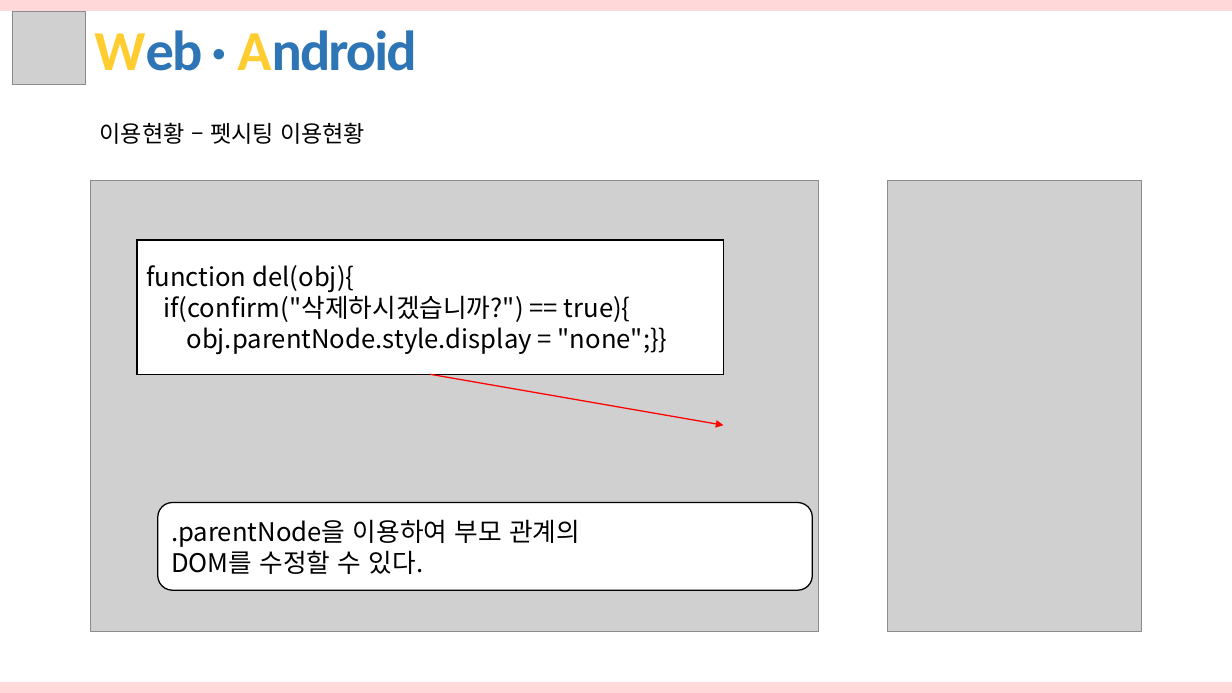
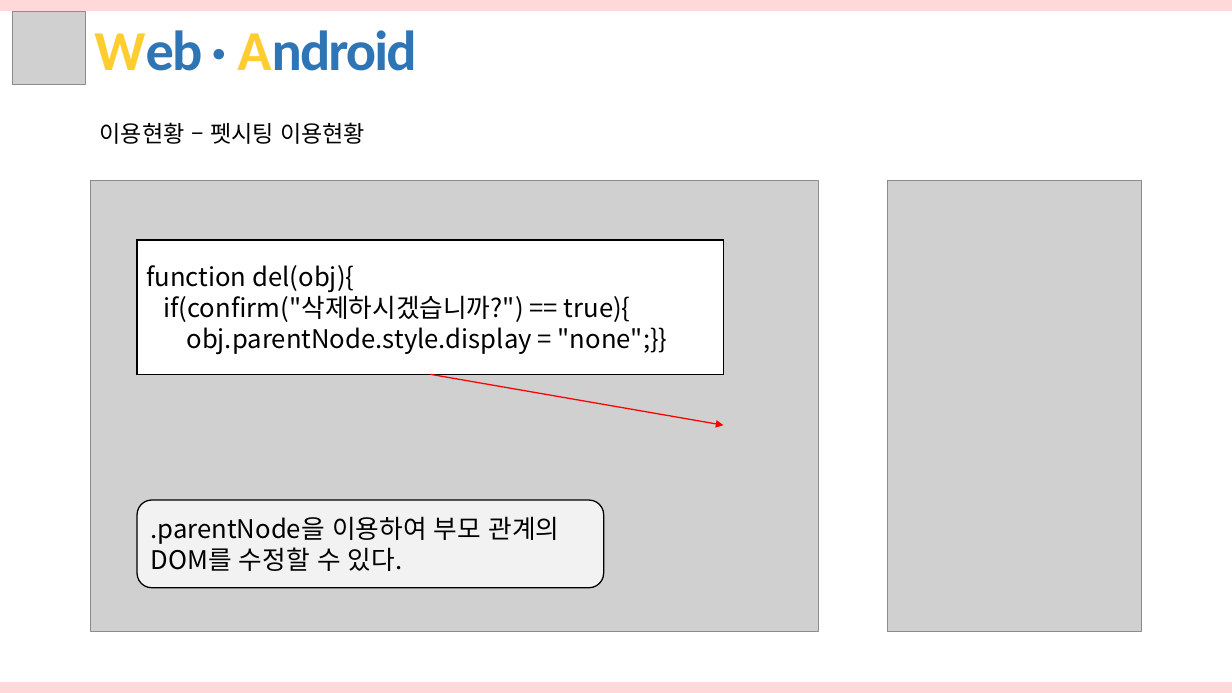
Before and after one commit to hhsw07/ezen-academy-projects, a slide deck: slide 5 of WebContent/hsw/3조 화면구현_hsw.pptx. Drawn at 1232x693 pixels with LibreOffice and Linux fonts; fonts in the diff are those of the drawing; grey boxes stand for pictures. Boxes give left, top, right and bottom in pixels: in the first picture for what was removed or moved away, otherwise in the second. Text is boxed around its words. In the diff, an @@ line names an element or a change of style, - is before the commit and + after.

```diff
--- a/WebContent/hsw/3조 화면구현_hsw.pptx
+++ b/WebContent/hsw/3조 화면구현_hsw.pptx
@@ rounded rectangle ".parentNode을 이용하여 부모 관계의": place and size @@
-rounded rectangle ".parentNode을 이용하여 부모 관계의" at <box>158,503,812,591</box>
+rounded rectangle ".parentNode을 이용하여 부모 관계의" at <box>137,500,604,588</box>
@@ rounded rectangle ".parentNode을 이용하여 부모 관계의" at <box>137,500,604,588</box>: fill #FFFFFF to #F2F2F2 @@
```
Also in this commit, not shown: 8 other slides changed, 10 other files.
